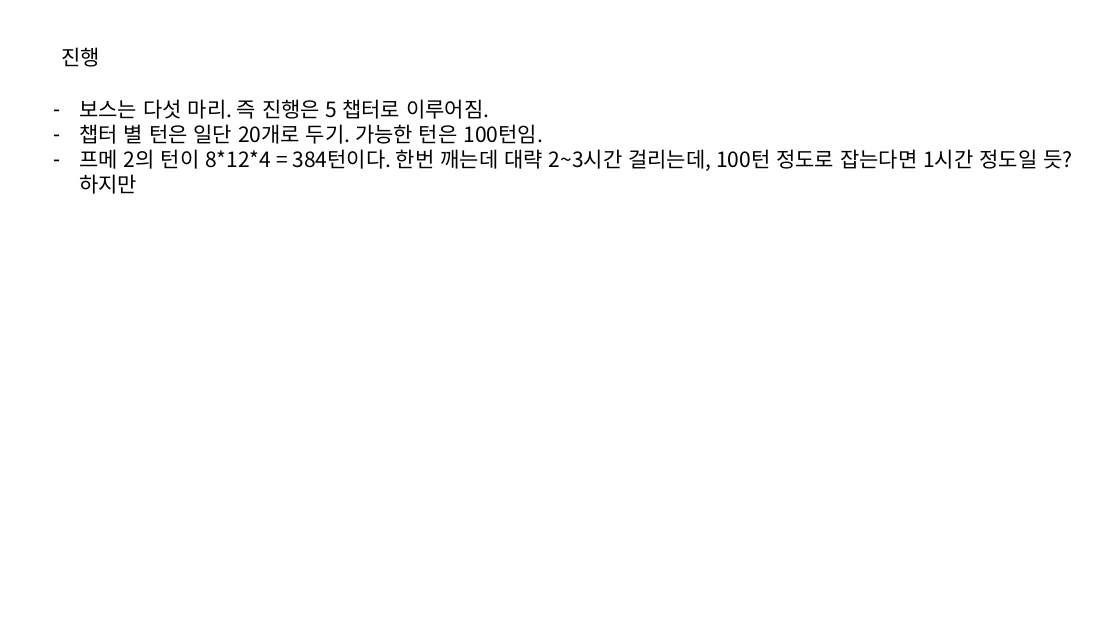
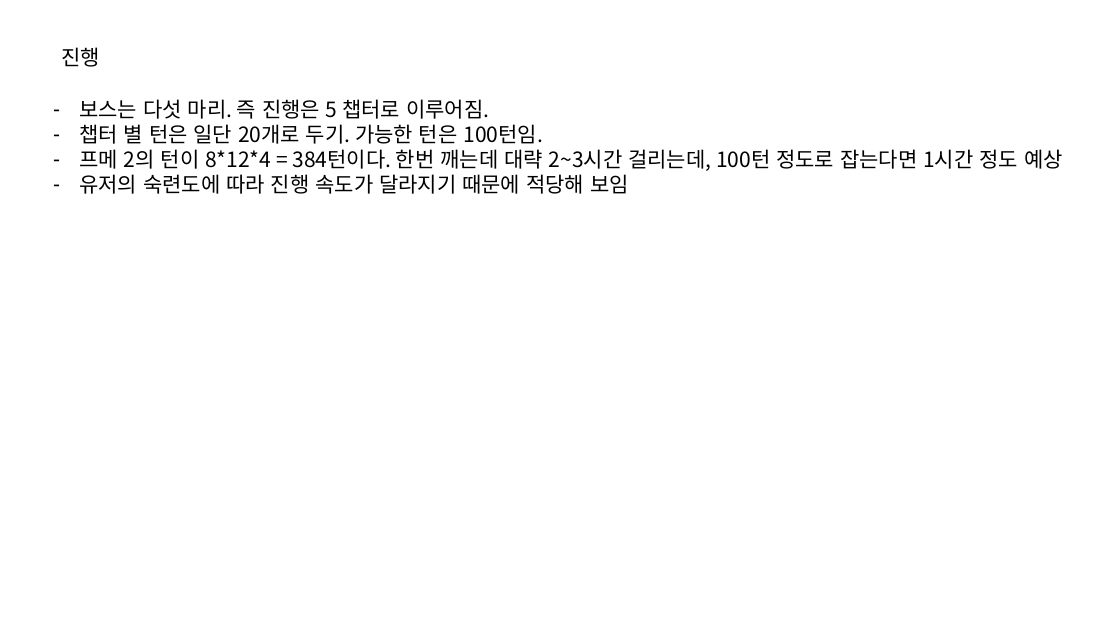
Before and after one commit to IdfKLeh/capstone, a slide deck: slide 1 of 플롯.pptx. Drawn at 1120x630 pixels with LibreOffice and Linux fonts; fonts in the diff are those of the drawing. Boxes give left, top, right and bottom in pixels: in the first picture for what was removed or moved away, otherwise in the second. Text is boxed around its words. In the diff, an @@ line names an element or a change of style, - is before the commit and + after.

```diff
--- a/플롯.pptx
+++ b/플롯.pptx
@@ text at (x1=79, y1=149, x2=1063, y2=194): text changed @@
-– 프메 2의 턴이 8*12*4 = 384턴이다. 한번 깨는데 대략 2~3시간 걸리는데, 100턴 정도로 잡는다면 1시간 정도일 듯? 하지만
+– 프메 2의 턴이 8*12*4 = 384턴이다. 한번 깨는데 대략 2~3시간 걸리는데, 100턴 정도로 잡는다면 1시간 정도 예상
+– 유저의 숙련도에 따라 진행 속도가 달라지기 때문에 적당해 보임
```
Also in this commit, not shown: 2 slides added, 3 other files.
